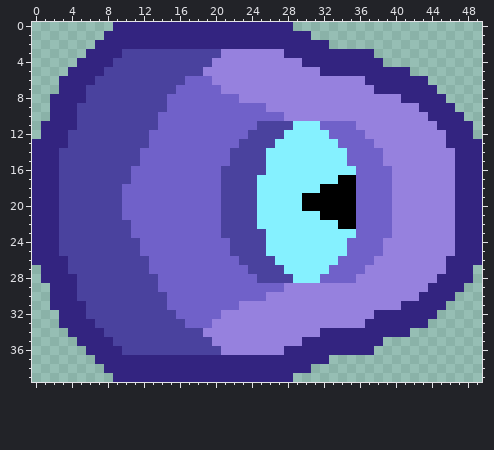
One commit to this pixel-art sprite: assets/sprites/units/neckranea-head.png. The picture above was drawn from the file before the commit.
The file is 50x40 pixels.
After the commit:
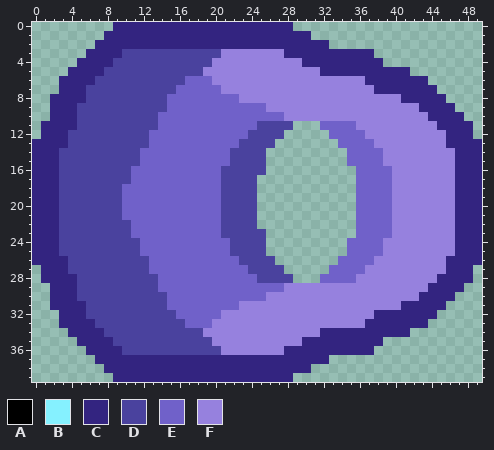
Palette (. is transparent): A #000000  B #85f1ff  C #332480  D #4a429e  E #7061c9  F #9681de
The edit:
y 11: x 29..31 BBB -> ...
y 12: x 28..32 BBBBB -> .....
y 13: x 27..33 BBBBBBB -> .......
y 14..15: x 26..34 BBBBBBBBB -> .........
y 16: x 26..35 BBBBBBBBBB -> ..........
y 17: x 25..35 BBBBBBBBBAA -> ...........
y 18: x 25..35 BBBBBBBAAAA -> ...........
y 19..20: x 25..35 BBBBBAAAAAA -> ...........
y 21: x 25..35 BBBBBBBAAAA -> ...........
y 22: x 25..35 BBBBBBBBBAA -> ...........
y 23: x 26..35 BBBBBBBBBB -> ..........
y 24..25: x 26..34 BBBBBBBBB -> .........
y 26: x 27..33 BBBBBBB -> .......
y 27: x 28..32 BBBBB -> .....
y 28: x 29..31 BBB -> ...
Where, in picture pixels (left, top, right, bottom), the same in both pictures:
erased: (257, 121, 356, 283)
